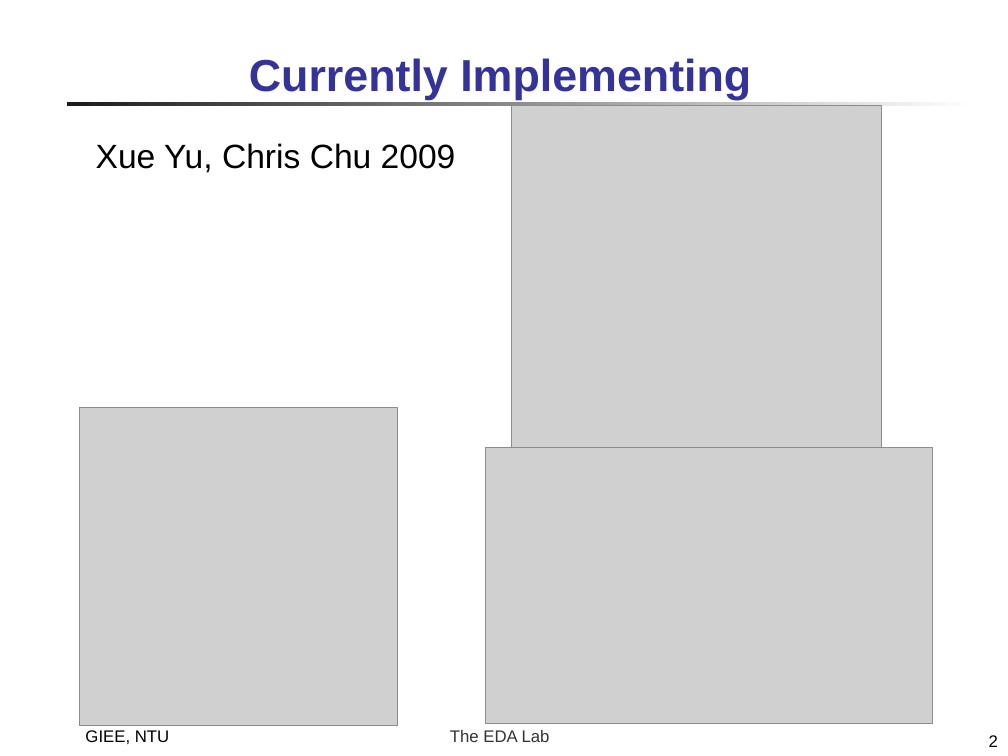
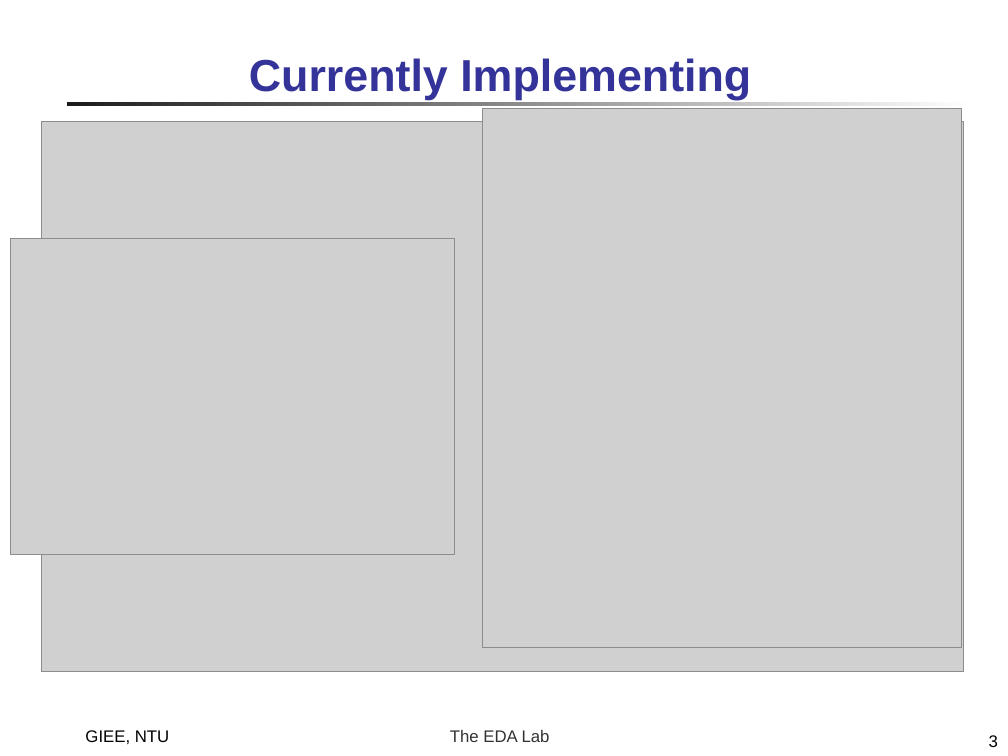
Before and after one commit to doctry/paper, a slide deck: slide 3 of weekly/EUVDP_2021_05_13.ppt (slide 2 before the commit). Drawn at 1008x756 pixels with LibreOffice and Linux fonts; fonts in the diff are those of the drawing; grey boxes stand for pictures. Boxes give left, top, right and bottom in pixels: in the first picture for what was removed or moved away, otherwise in the second. Text is boxed around its words. In the diff, an @@ line names an element or a change of style, - is before the commit and + after.

```diff
--- a/weekly/EUVDP_2021_05_13.ppt
+++ b/weekly/EUVDP_2021_05_13.ppt
@@ picture: place and size @@
-picture at [512,106,882,454]
+picture at [483,109,962,647]
@@ picture added at [41,121,964,671] @@
@@ text removed at [96,143,456,173] @@
-Xue Yu, Chris Chu 2009
@@ picture: place and size @@
-picture at [80,407,398,726]
+picture at [10,239,455,555]
@@ picture removed at [486,448,932,723] @@
@@ page number at [989,735,998,747]: text changed @@
-2
+3
```
Also in this commit, not shown: 1 slide added, 1 slide removed, 2 other files.
